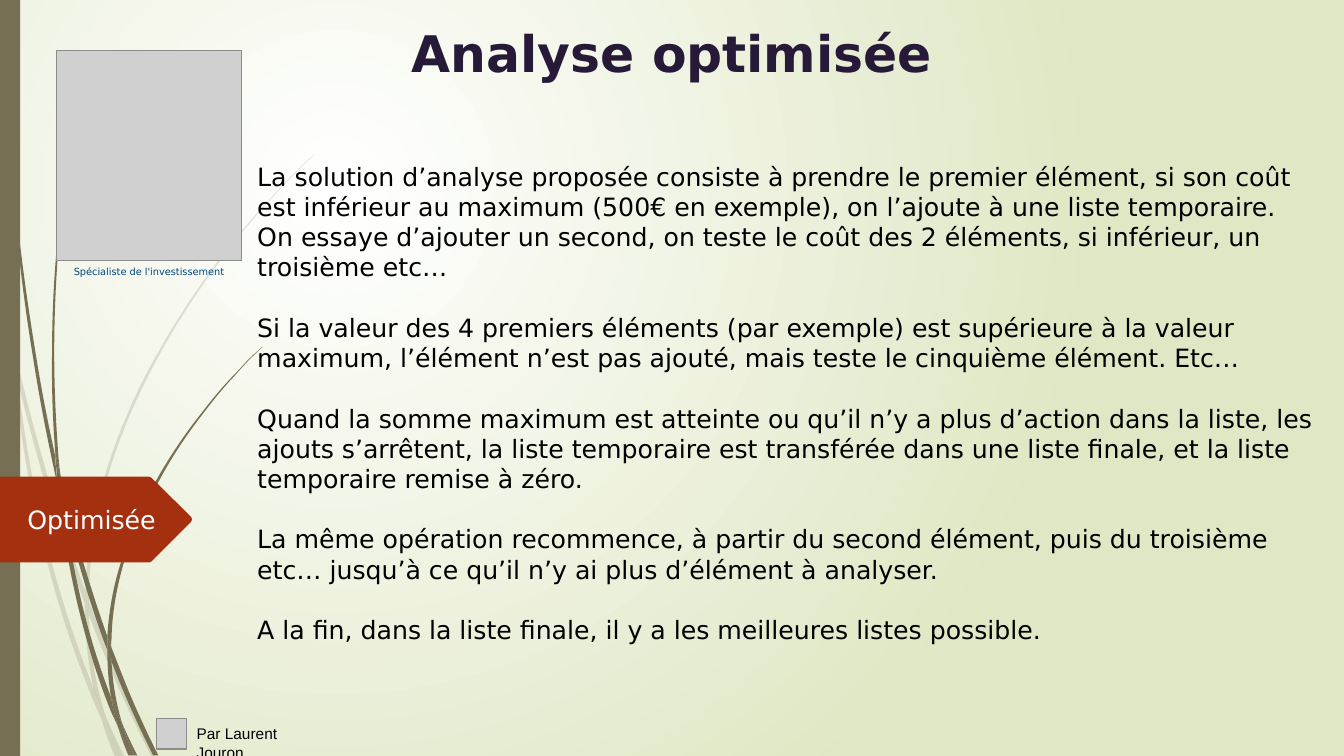
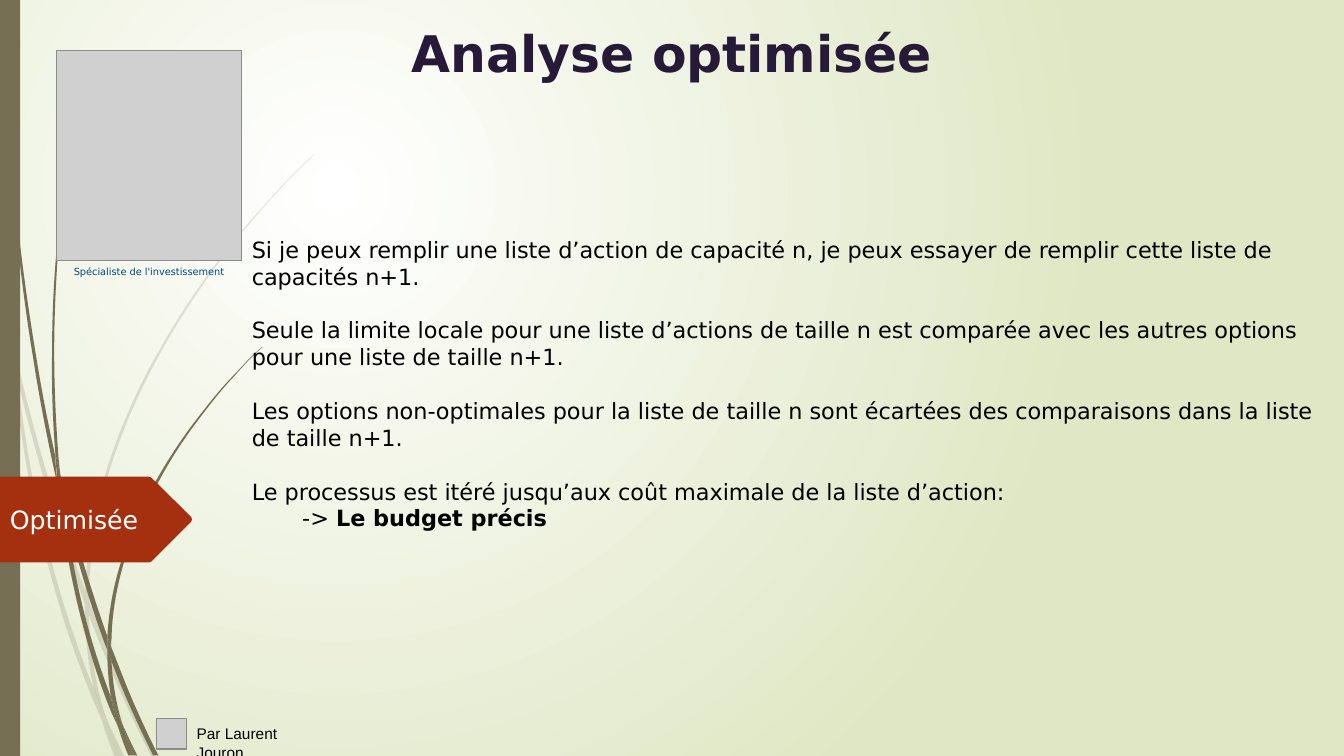
Before and after one commit to LaurentJouron/Python_algo_invest_trade, a slide deck: slide 10 of pptx/algo invest.pptx (slide 4 before the commit). Drawn at 1344x756 pixels with LibreOffice and Linux fonts; fonts in the diff are those of the drawing; grey boxes stand for pictures. Boxes give left, top, right and bottom in pixels: in the first picture for what was removed or moved away, otherwise in the second. Text is boxed around its words. In the diff, an @@ line names an element or a change of style, - is before the commit and + after.

```diff
--- a/pptx/algo invest.pptx
+++ b/pptx/algo invest.pptx
@@ text at box(252, 240, 1313, 531): text changed; size 18 to 16 pt @@
-La solution d’analyse proposée consiste à prendre le premier élément, si son coût est inférieur au maximum (500€ en exemple), on l’ajoute à une liste temporaire.
-On essaye d’ajouter un second, on teste le coût des 2 éléments, si inférieur, un troisième etc…
-Si la valeur des 4 premiers éléments (par exemple) est supérieure à la valeur maximum, l’élément n’est pas ajouté, mais teste le cinquième élément. Etc…
-Quand la somme maximum est atteinte ou qu’il n’y a plus d’action dans la liste, les ajouts s’arrêtent, la liste temporaire est transférée dans une liste finale, et la liste temporaire remise à zéro.
-La même opération recommence, à partir du second élément, puis du troisième etc… jusqu’à ce qu’il n’y ai plus d’élément à analyser.
-A la fin, dans la liste finale, il y a les meilleures listes possible.
+Si je peux remplir une liste d’action de capacité n, je peux essayer de remplir cette liste de capacités n+1.
+Seule la limite locale pour une liste d’actions de taille n est comparée avec les autres options pour une liste de taille n+1.
+Les options non-optimales pour la liste de taille n sont écartées des comparaisons dans la liste de taille n+1.
+Le processus est itéré jusqu’aux coût maximale de la liste d’action:
+-> Le budget précis
@@ text "Optimisée": place and size @@
-text "Optimisée" at box(27, 509, 155, 535)
+text "Optimisée" at box(10, 509, 138, 535)
```
Also in this commit, not shown: 9 other slides changed, 10 slides added, 7 other files.
